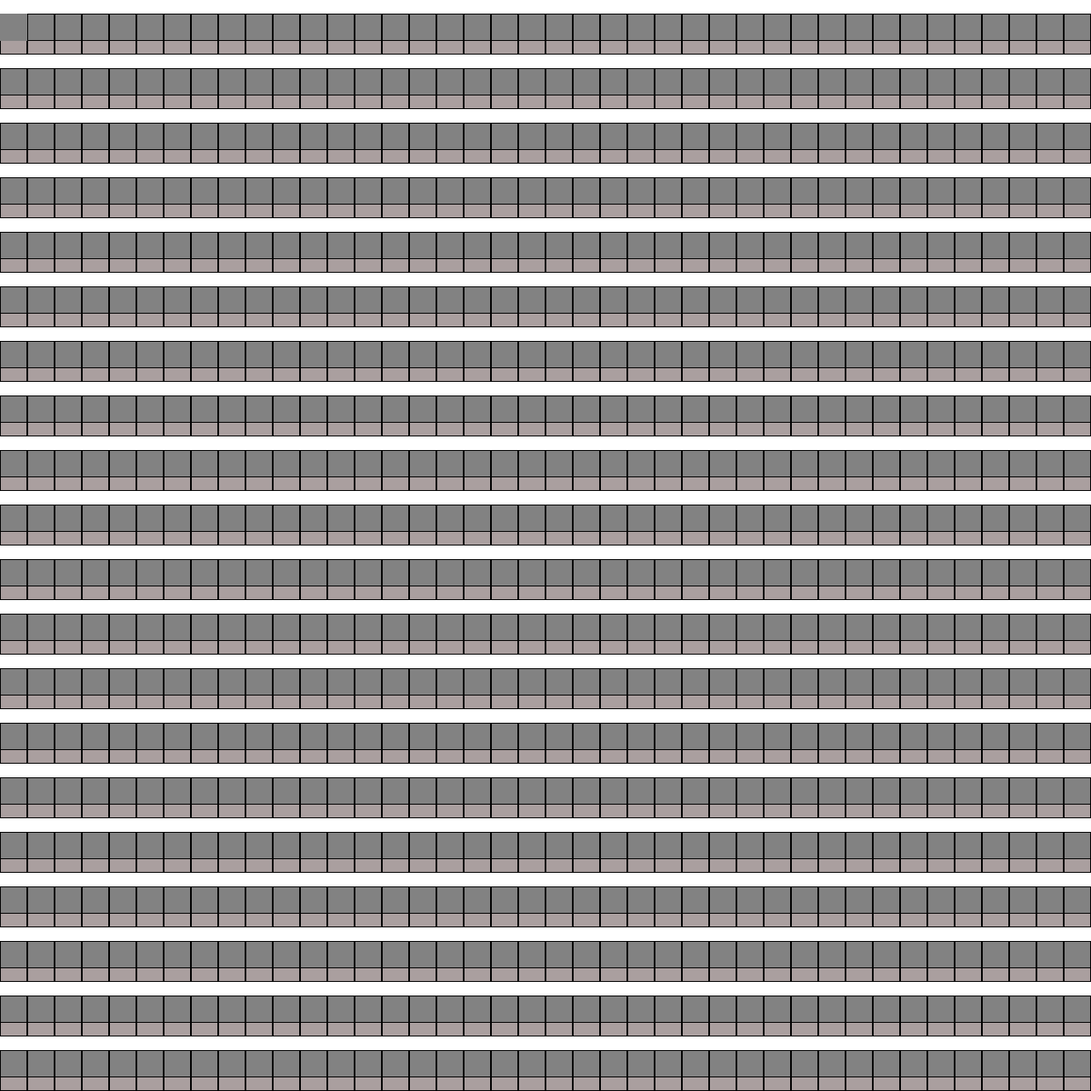
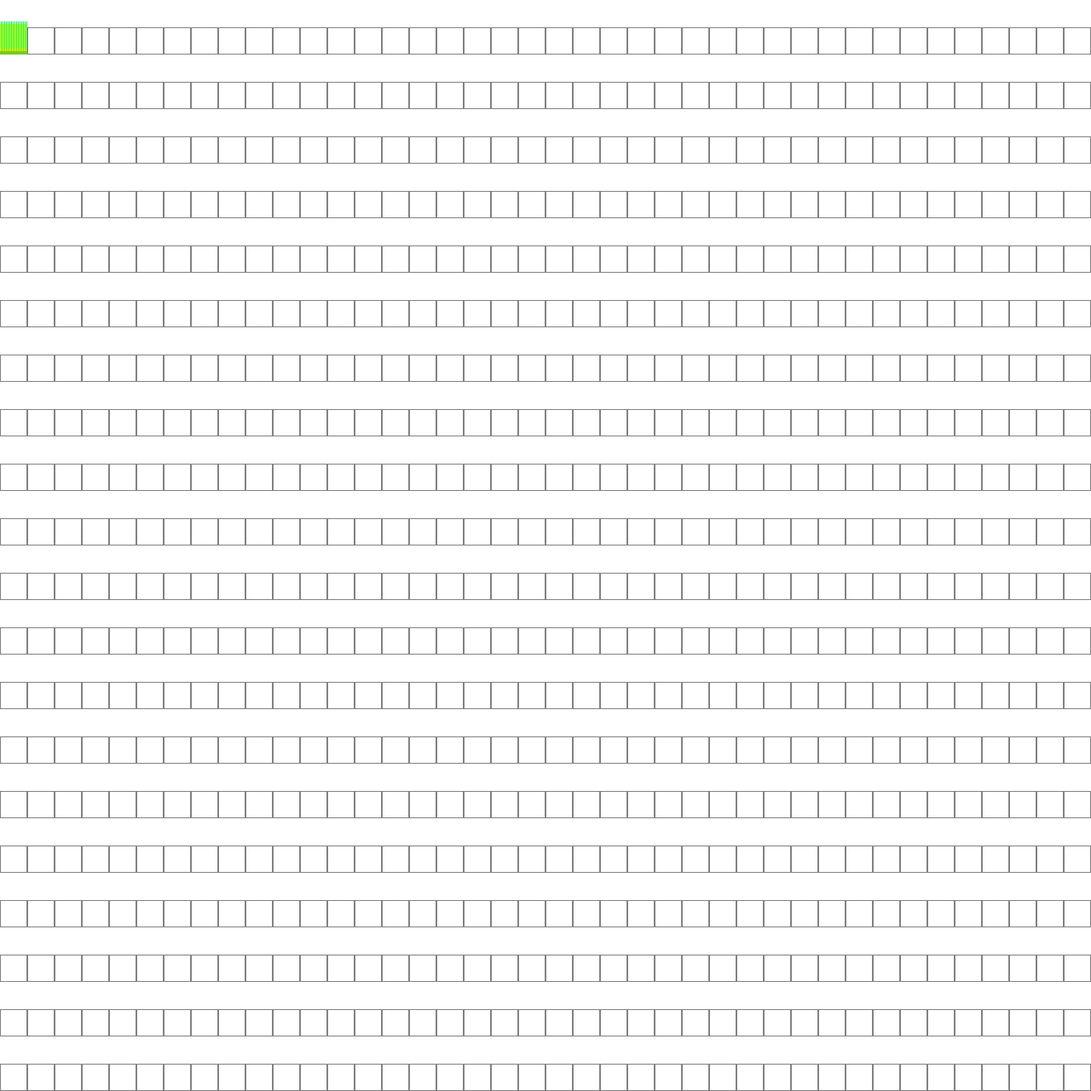
Before/after of a w=1091, h=1091 layered artwork. What changed in the layer stack:
painted on "레이어 1" over (x1=0, y1=21, x2=28, y2=55)
painted on "레이어 0" over (x1=0, y1=13, x2=1091, y2=1091)
